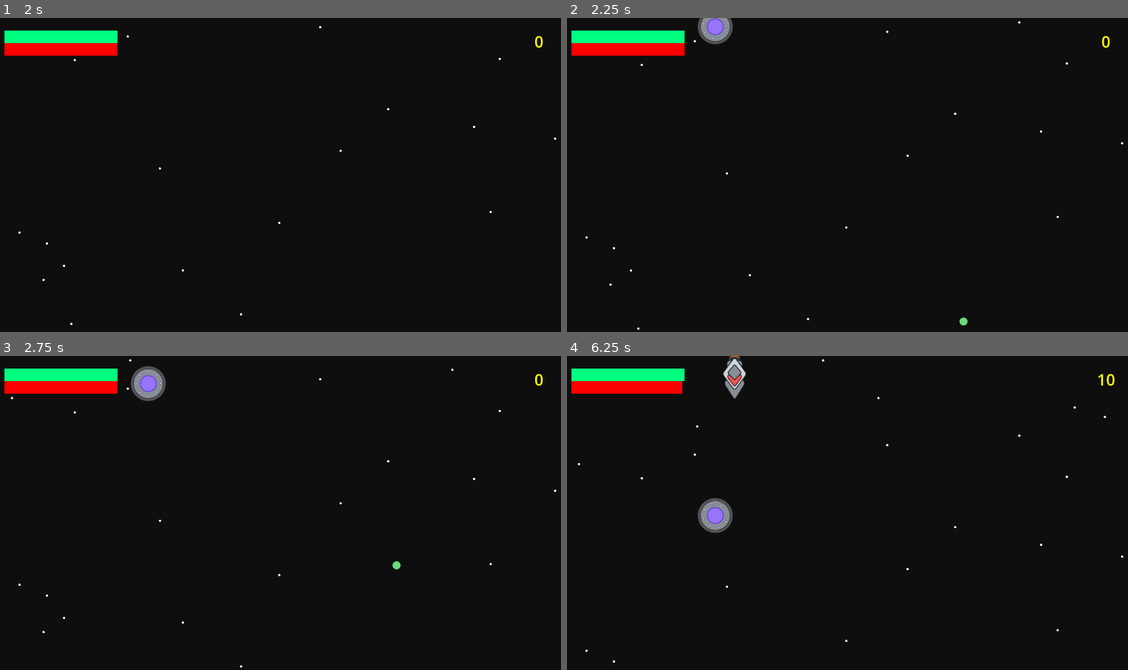
Above: before the commit, frames 1-4 (two rows, left to right).
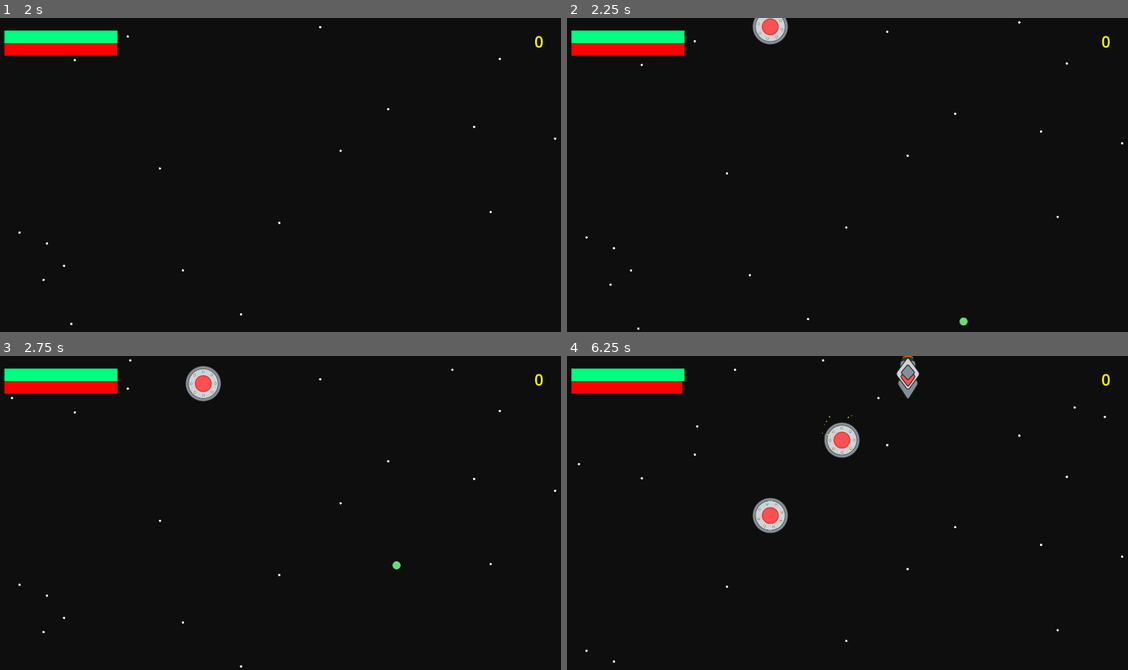
Above: after the commit, the same moments.

Repository: mromphf/nuke-ufos
Game: Godot game, scene res://scenes/main.tscn
The game is run twice, just before and just after one commit, with the same random seed, the same clock (stepped at 60 frames per second) and the same inputs. Sound files missing from this copy of the repository are replaced by a short silence.
Inputs:
- Up to frame 1 (2 s): hold D (move_right) 0.53-1.28 s; tap Space (fire) at 0.6 s; hold S (move_down) from 1.28 s (still down); tap Shift (speed) at 1.35 s
- Up to frame 2 (2.25 s): release S (move_down) at 2.03 s; hold D (move_right) from 2.03 s (still down); tap Space (fire) at 2.1 s
- Up to frame 3 (2.75 s): keep holding D (move_right)
- Up to frame 4 (6.25 s): release D (move_right) at 2.78 s; hold W (move_up) 2.78-3.53 s; tap Shift (speed) at 2.85, 4.35, 5.85 s; hold Left (move_left) 3.53-5.03 s; tap Space (fire) at 3.6, 5.1 s; hold S (move_down) 5.03-5.78 s; hold D (move_right) from 5.78 s (still down)

Frame 1 is identical in both runs. In frame 2, 0.9% of the frame differs, in the area x 23-40%, y 0-9%; in frame 3, 1.1%; in frame 4, 2.5%, in the area x 23-98%, y 0-57%.

Commit message:
Progressive spawn pool.

Diff:
--- a/scenes/spawner.tscn
+++ b/scenes/spawner.tscn
@@ -20,4 +20,14 @@
 wait_time = 2.0
 autostart = true
 
+[node name="Phase2" type="Timer" parent="."]
+wait_time = 5.0
+one_shot = true
+
+[node name="Phase3" type="Timer" parent="."]
+wait_time = 10.0
+one_shot = true
+
 [connection signal="timeout" from="Timer" to="." method="_tick"]
+[connection signal="timeout" from="Phase2" to="." method="_phase2"]
+[connection signal="timeout" from="Phase3" to="." method="_phase3"]
--- a/scripts/spawner.gd
+++ b/scripts/spawner.gd
@@ -2,17 +2,42 @@
 
 class_name Spawner
 
-var spawn_pool = [
-	preload("res://scenes/ufo.tscn"),
-	preload("res://scenes/dark_ufo.tscn"),
-	preload("res://scenes/striker.tscn"),
-]
+var _bound_left = 0.35
+var _bound_right = 0.65
+
+var ufo = preload("res://scenes/ufo.tscn")
+var dark_ufo = preload("res://scenes/dark_ufo.tscn")
+var striker = preload("res://scenes/striker.tscn")
+
+var spawn_pool = [ufo]
+
+
+func _phase3():
+	_bound_left = 0
+	_bound_right = 1
+	spawn_pool.push_back(dark_ufo)
+	$Timer.wait_time = 1.5
+
+
+func _phase2():
+	_bound_left = 0.25
+	_bound_right = 0.75
+	spawn_pool.push_back(striker)
+	$Phase3.start()
+
+
+func _range():
+	return randf_range(_bound_left, _bound_right)
+
 
 func _tick():
-	$Spawn/SpawnPoint.progress_ratio = randf_range(0.25, 0.75)
+	$Spawn/SpawnPoint.progress_ratio = _range()
 
 	var mob = spawn_pool.pick_random().instantiate()
 	mob.position = $Spawn/SpawnPoint.position
 
 	mob.connect(&"dead", get_parent().get_node("hud").update_score)
 	add_child(mob)
+
+func _ready():
+	$Phase2.start()
